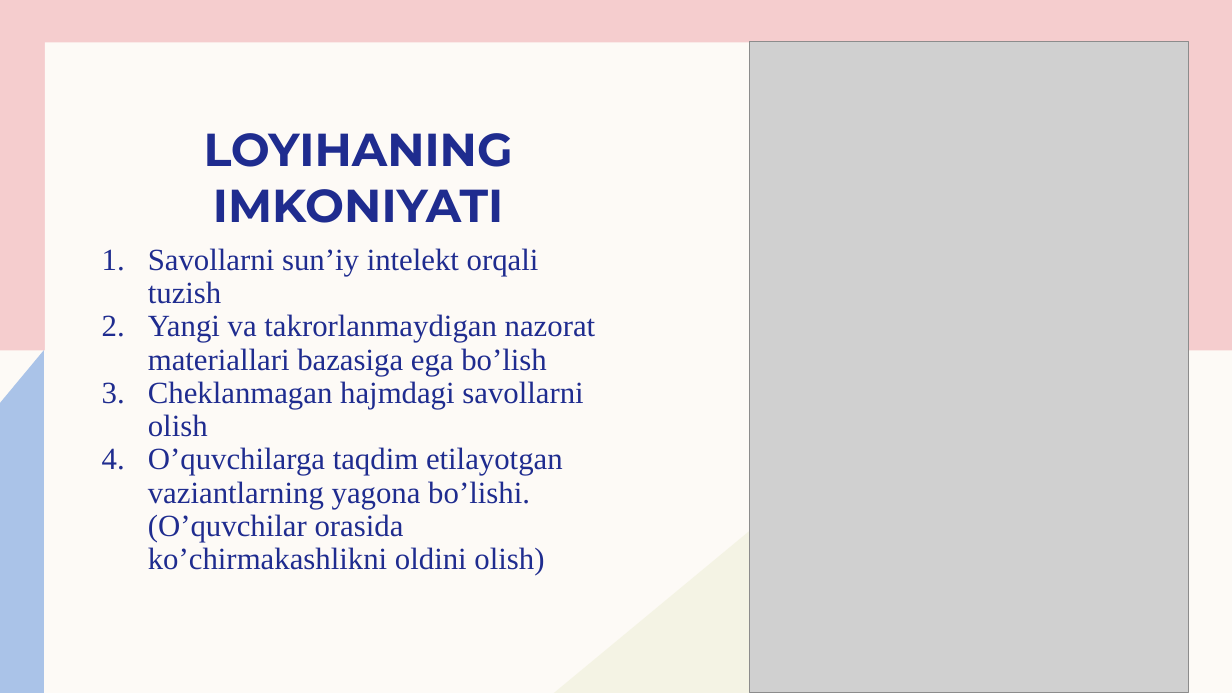
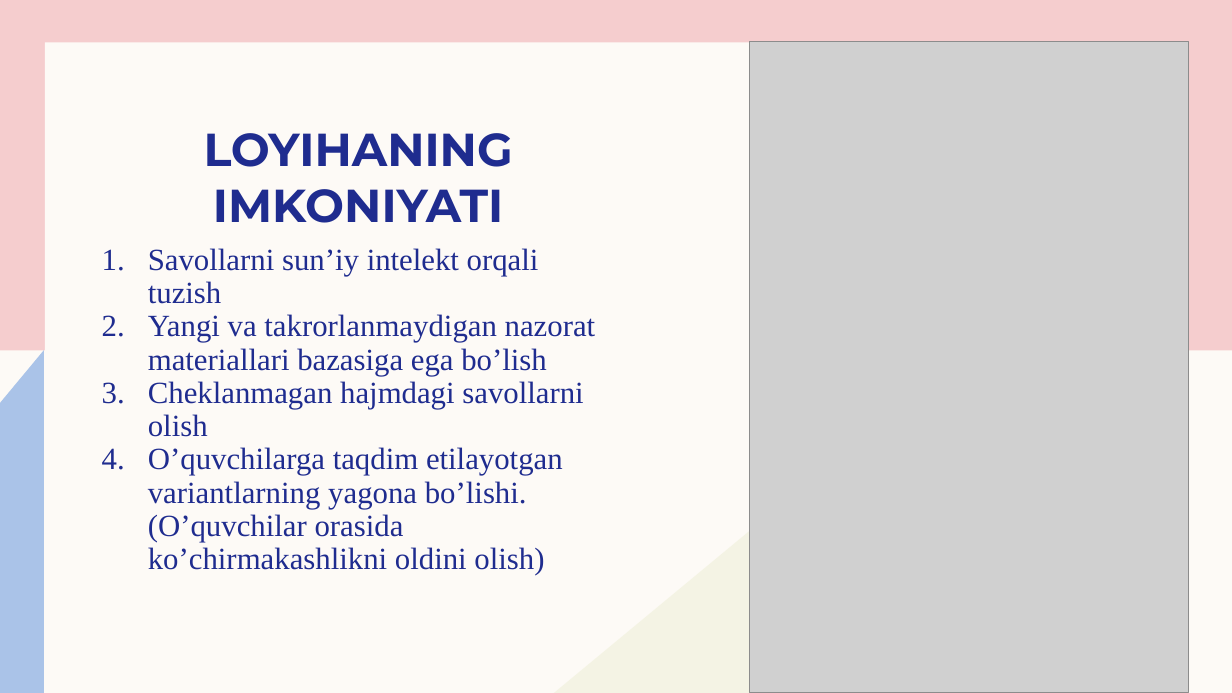
Before and after one commit to Hojiakbar-Turotov/NMT-AI, a slide deck: slide 5 of Nazorat materiallari tuzuvchi.pptx. Drawn at 1232x693 pixels with LibreOffice and Linux fonts; fonts in the diff are those of the drawing; grey boxes stand for pictures. Boxes give left, top, right and bottom in pixels: in the first picture for what was removed or moved away, otherwise in the second. Text is boxed around its words. In the diff, an @@ line names an element or a change of style, - is before the commit and + after.

```diff
--- a/Nazorat materiallari tuzuvchi.pptx
+++ b/Nazorat materiallari tuzuvchi.pptx
@@ text at [148, 447, 563, 575]: text changed @@
-4. O’quvchilarga taqdim etilayotgan vaziantlarning yagona bo’lishi. (O’quvchilar orasida ko’chirmakashlikni oldini olish)
+4. O’quvchilarga taqdim etilayotgan variantlarning yagona bo’lishi. (O’quvchilar orasida ko’chirmakashlikni oldini olish)
```
Also in this commit, not shown: 3 other slides changed, 2 slides added, 2 other files.
